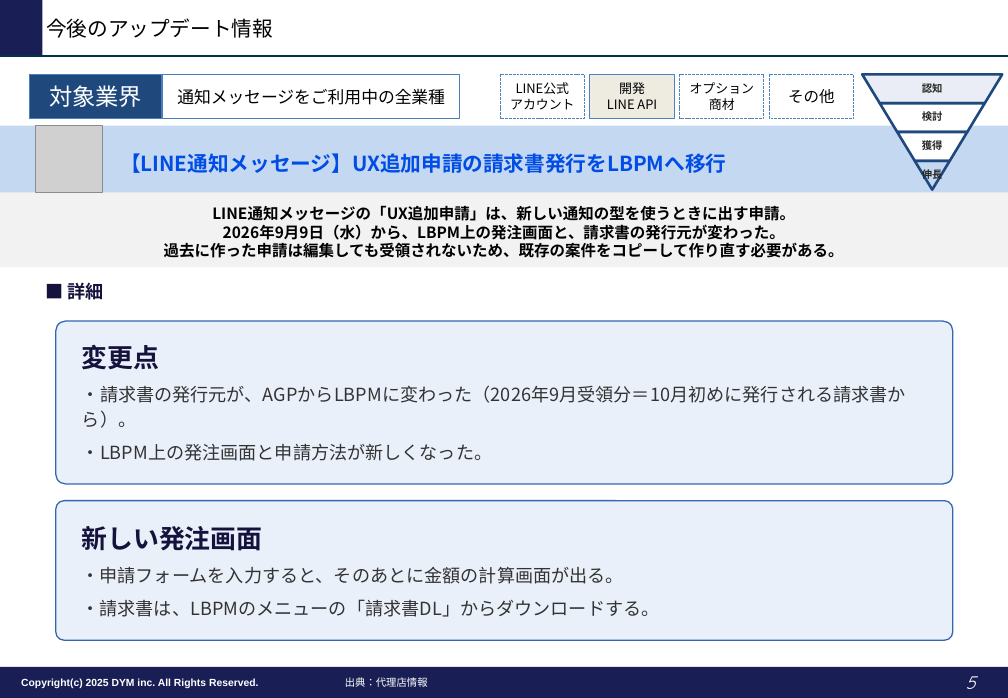
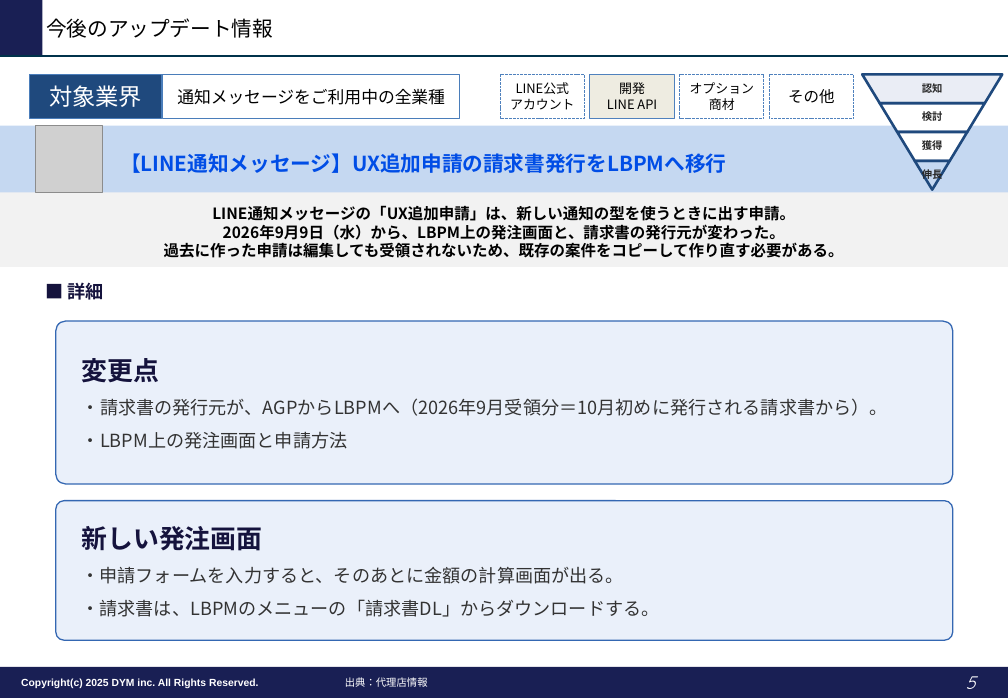
Before and after one commit to tonomura-r-dev/folder, a slide deck: slide 5 of LINEOA媒体最新情報_2026年10月トレンドレポート.pptx. Drawn at 1008x698 pixels with LibreOffice and Linux fonts; fonts in the diff are those of the drawing; grey boxes stand for pictures; background and template pictures are left out. Boxes give left, top, right and bottom in pixels: in the first picture for what was removed or moved away, otherwise in the second. Text is boxed around its words. In the diff, an @@ line names an element or a change of style, - is before the commit and + after.

```diff
--- a/LINEOA媒体最新情報_2026年10月トレンドレポート.pptx
+++ b/LINEOA媒体最新情報_2026年10月トレンドレポート.pptx
@@ text in rounded rectangle at (82, 398, 888, 449): text changed @@
-・請求書の発行元が、AGPからLBPMに変わった（2026年9月受領分＝10月初めに発行される請求書から）。
-・LBPM上の発注画面と申請方法が新しくなった。
+・請求書の発行元が、AGPからLBPMへ（2026年9月受領分＝10月初めに発行される請求書から）。
+・LBPM上の発注画面と申請方法
```
Also in this commit, not shown: 2 other slides changed.
